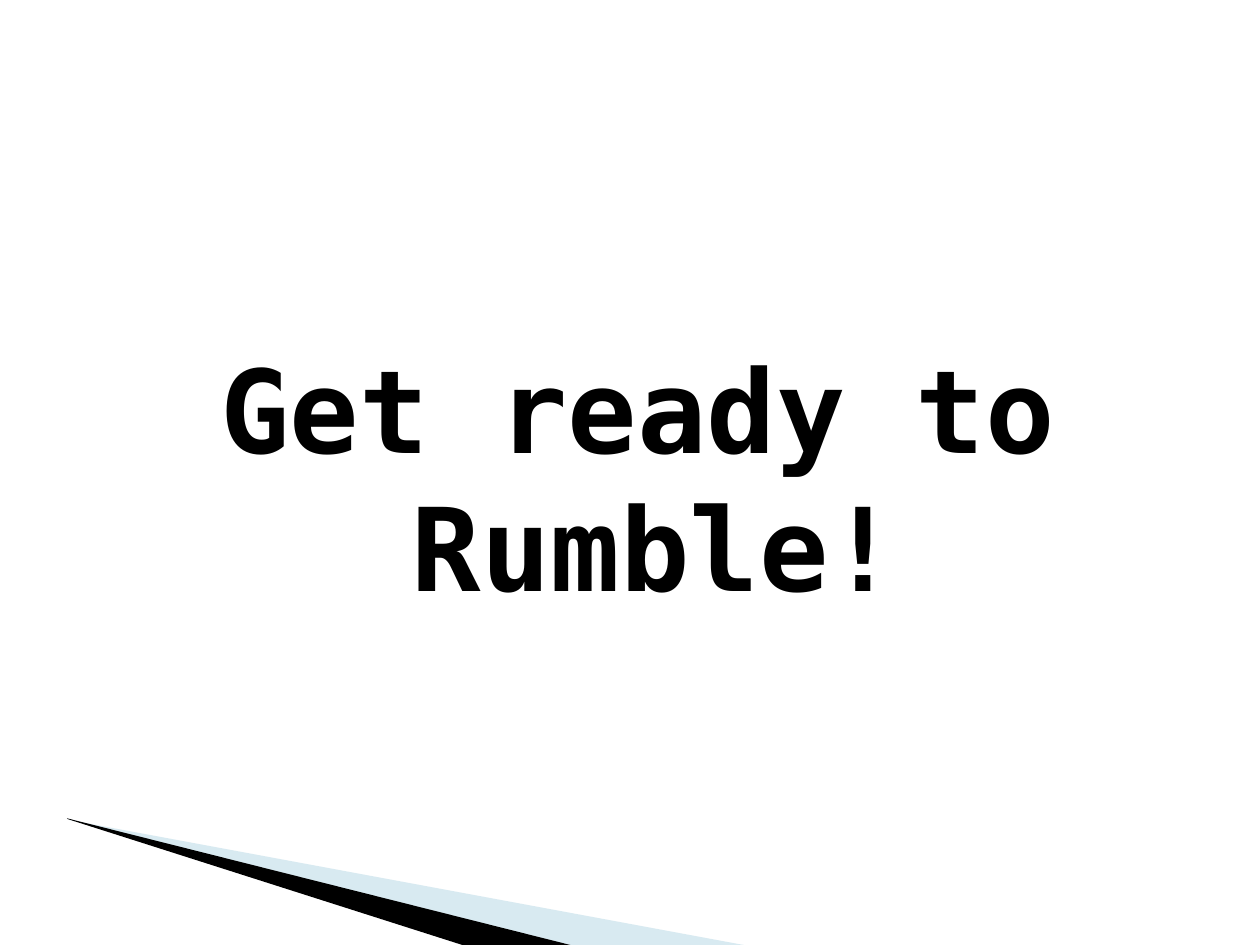
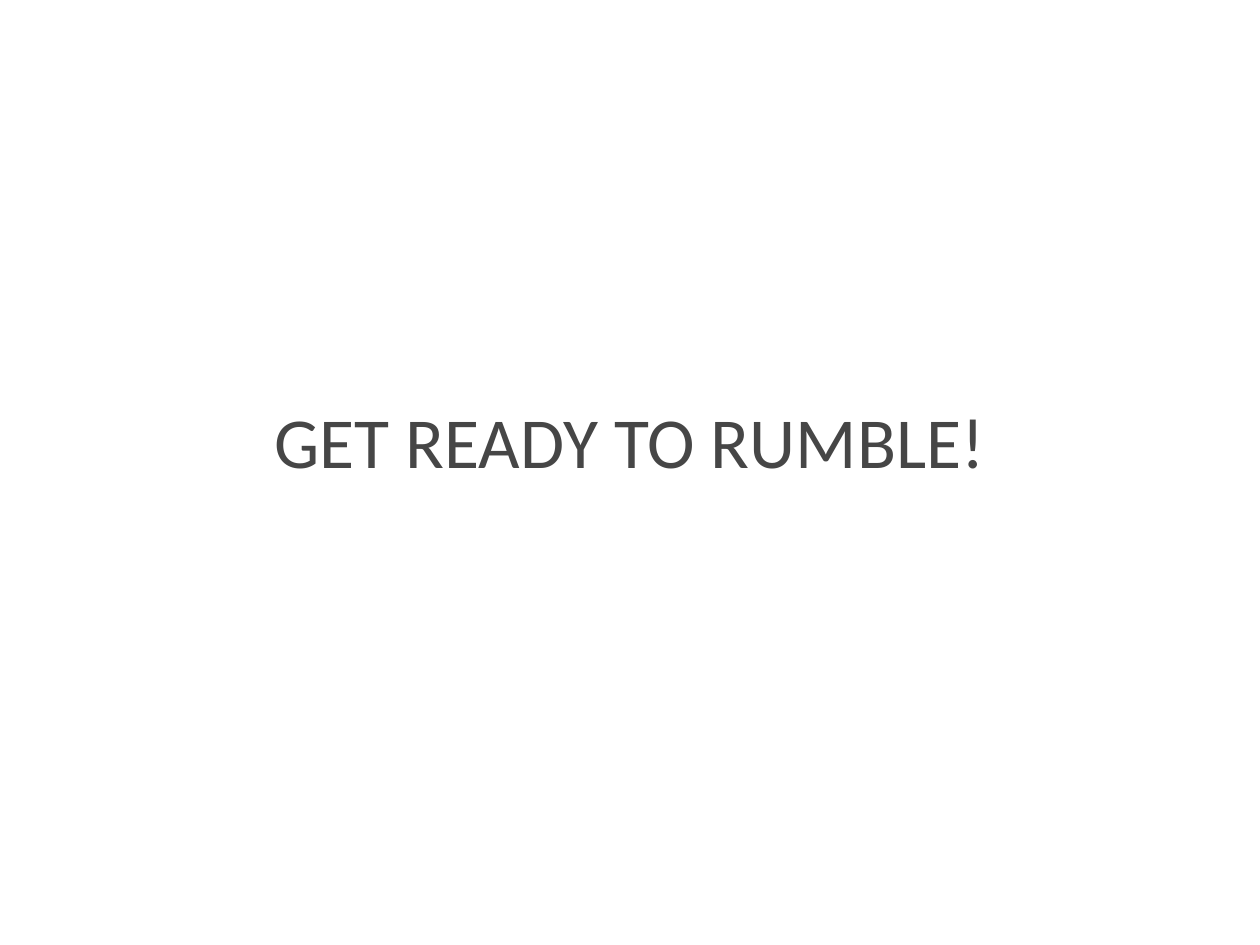
Before and after one commit to dcoli/plt4115, a slide deck: slide 13 of src/compiler/doc/rumble.ppt. Drawn at 1260x945 pixels with LibreOffice and Linux fonts; fonts in the diff are those of the drawing; background and template pictures are left out. Boxes give left, top, right and bottom in pixels: in the first picture for what was removed or moved away, otherwise in the second. Text is boxed around its words. In the diff, an @@ line names an element or a change of style, - is before the commit and + after.

Commit message:
change fonts - probably only good on my computer or another mac. changes made in openoffice but saved in powerpoint format.

```diff
--- a/src/compiler/doc/rumble.ppt
+++ b/src/compiler/doc/rumble.ppt
@@ title "GET READY TO RUMBLE!" at (274, 419, 985, 469): vertical alignment top to middle @@
@@ title at (274, 419, 985, 469): text changed; size 66 to 41 pt; font DejaVu Sans Mono to Calibri; text colour #000000 to #464646; bold off @@
-Get ready to Rumble!
+GET READY TO RUMBLE!
@@ freeform shape removed at (98, 689, 622, 888) @@
@@ freeform shape removed at (0, 798, 517, 914) @@
```
Also in this commit, not shown: 8 other slides changed, 4 slides added, 4 slides removed.
